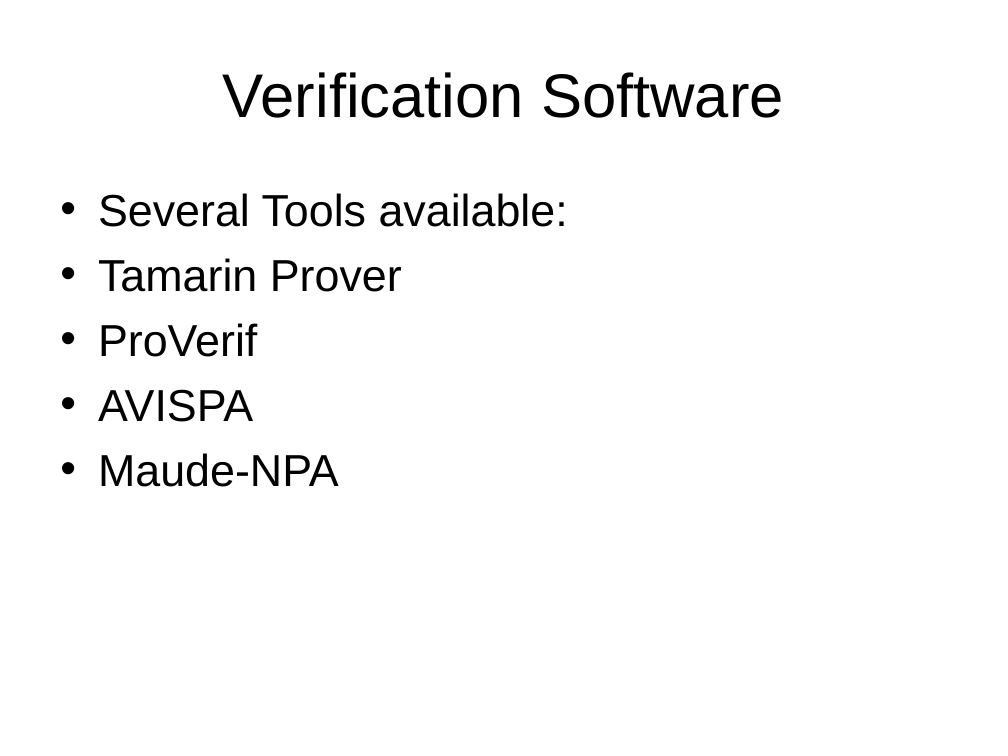
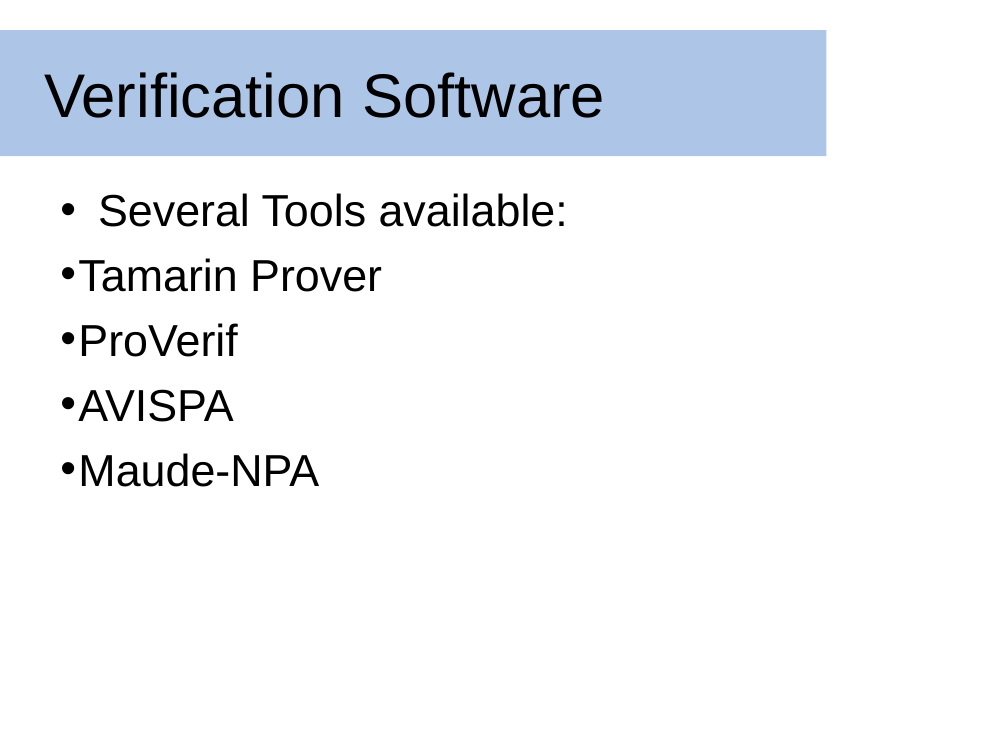
Before and after one commit to dmclayton/5g-security, a slide deck: slide 10 of ppt/5gakaPpt.pptx. Drawn at 1008x756 pixels with LibreOffice and Linux fonts; fonts in the diff are those of the drawing; background and template pictures are left out. Boxes give left, top, right and bottom in pixels: in the first picture for what was removed or moved away, otherwise in the second. Text is boxed around its words. In the diff, an @@ line names an element or a change of style, - is before the commit and + after.

```diff
--- a/ppt/5gakaPpt.pptx
+++ b/ppt/5gakaPpt.pptx
@@ rectangle "Verification Software": place and size @@
-rectangle "Verification Software" at box(223, 72, 784, 118)
+rectangle "Verification Software" at box(0, 30, 827, 156)
@@ rectangle "Verification Software" at box(0, 30, 827, 156): alignment centre to left; fill none to #ADC5E7 @@
@@ text at box(78, 258, 382, 487): indent changed @@
```
Also in this commit, not shown: 12 other slides changed.
